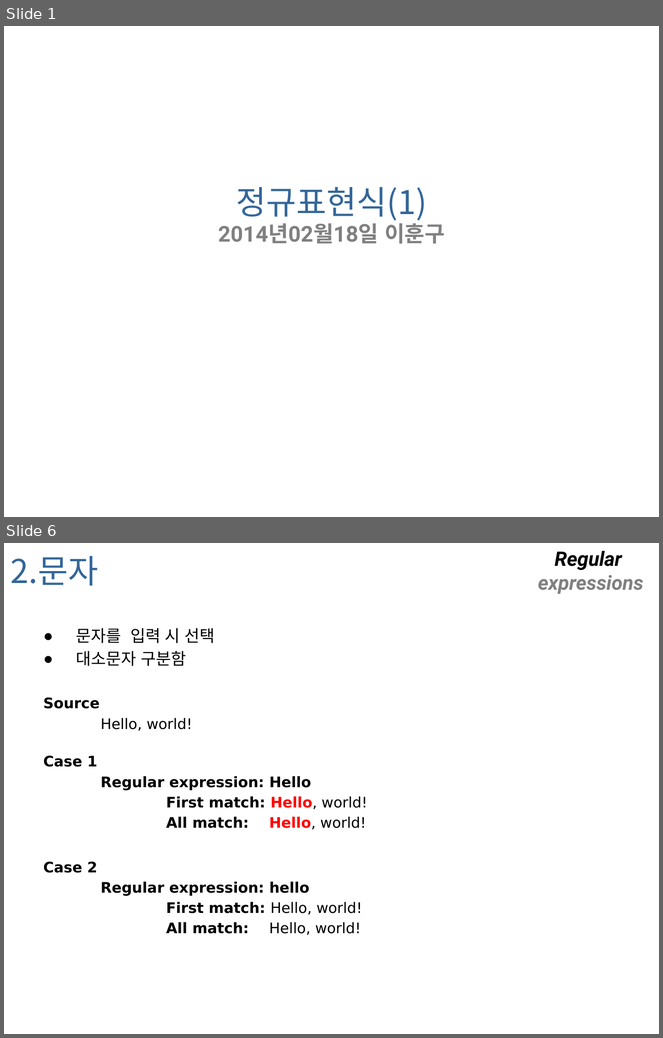
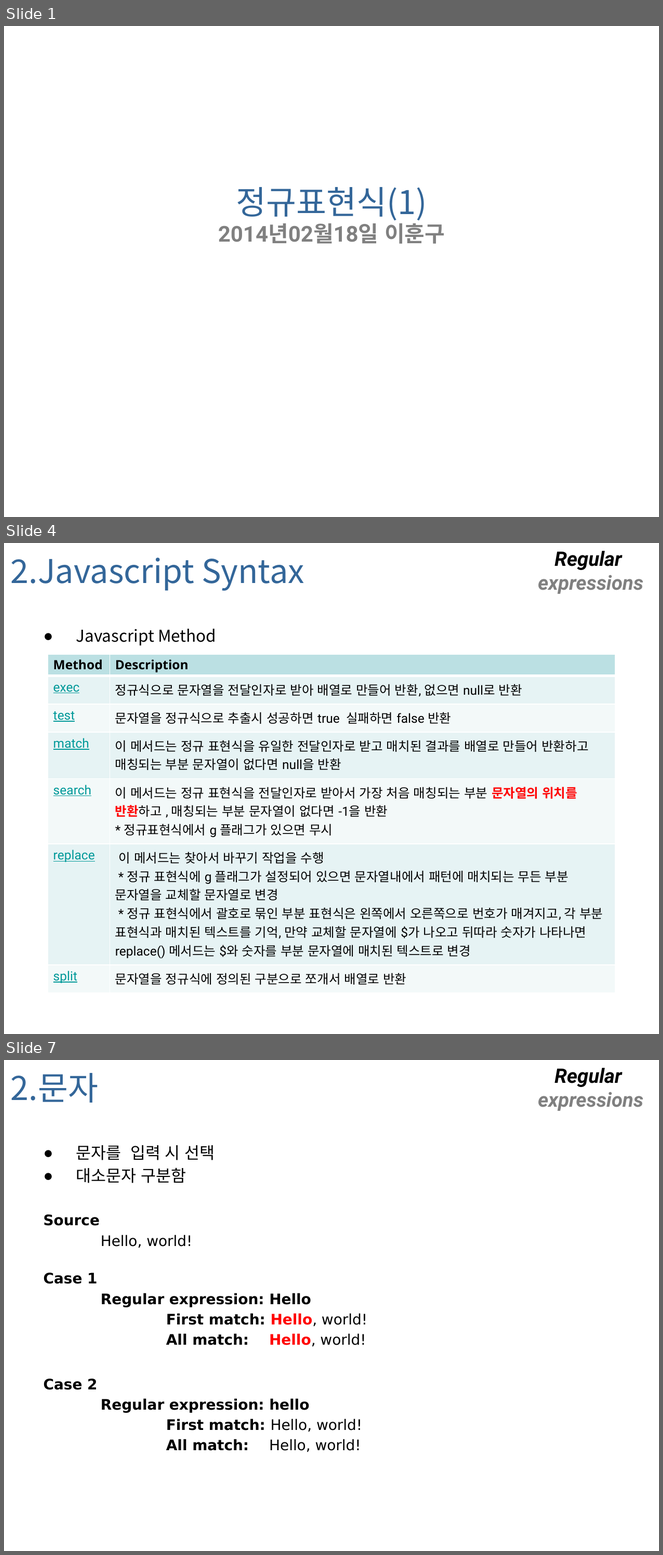
Before and after one commit to foxworld/002-RegExp, a slide deck: regexpr_20140218.pptx. Shown one above the other, each under a label of ours: slides 1 and 6 before the commit, slides 1, 4 and 7 after it; the slides between them are not shown. The pictures are 663x1038 and 663x1555 pixels, drawn with LibreOffice and Linux fonts; fonts in the diff are those of the drawing; background and template pictures are left out. Boxes give left, top, right and bottom in pixels: in the first picture for what was removed or moved away, otherwise in the second. Text is boxed around its words. In the diff, an @@ line names an element or a change of style, - is before the commit and + after.

Commit message:
add javascript example

```diff
--- a/regexpr_20140218.pptx
+++ b/regexpr_20140218.pptx
@@ slide 4 added at box(4, 543, 659, 1034), background picture (left out); not listed: 1 template element that a slide beside it also shows @@
@@ title added at box(11, 558, 305, 591), 36 pt, text #336699 @@
+2.Javascript Syntax
@@ text added at box(76, 629, 216, 646), 18 pt, text #000000 @@
+  ● Javascript Method
@@ table added at box(48, 654, 616, 987), 7 rows, 2 columns @@
+Method | Description
+exec | 정규식으로 문자열을 전달인자로 받아 배열로 만들어 반환, 없으면 null로 반환
+test | 문자열을 정규식으로 추출시 성공하면 true 실패하면 false 반환
+match | 이 메서드는 정규 표현식을 유일한 전달인자로 받고 매치된 결과를 배열로 만들어 반환하고 매칭되는 부분 문자열이 없다면 null을 반환
+search | 이 메서드는 정규 표현식을 전달인자로 받아서 가장 처음 매칭되는 부분 문자열의 위치를 반환하고 , 매칭되는 부분 문자열이 없다면 -1을 반환 / * 정규표현식에서 g 플래그가 있으면 무시
+replace | 이 메서드는 찾아서 바꾸기 작업을 수행 / * 정규 표현식에 g 플래그가 설정되어 있으면 문자열내에서 패턴에 매치되는 무든 부분 문자열을 교체할 문자열로 변경 / * 정규 표현식에서 괄호로 묶인 부분 표현식은 왼쪽에서 오른쪽으로 번호가 매겨지고, 각 부분 표현식과 매치된 텍스트를 기억, 만약 교체할 문자열에 $가 나오고 뒤따라 숫자가 나타나면 replace() 메서드는 $와 숫자를 부분 문자열에 매치된 텍스트로 변경
+split | 문자열을 정규식에 정의된 구분으로 쪼개서 배열로 반환
@@ what was slide 6 is now slide 7 @@
```
Also in this commit, not shown: 6 slides changed, 1 other slide added, 2 slides removed.
